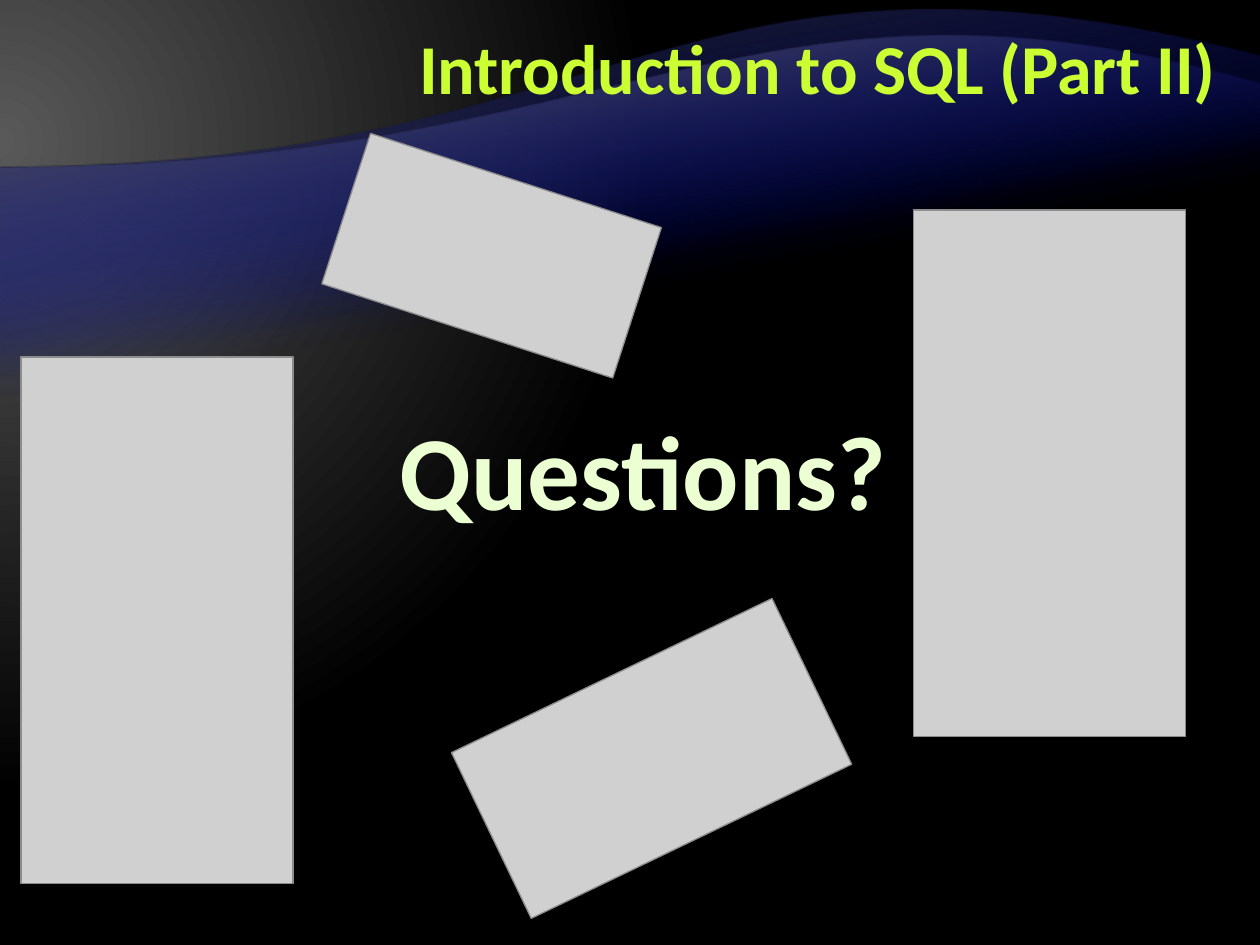
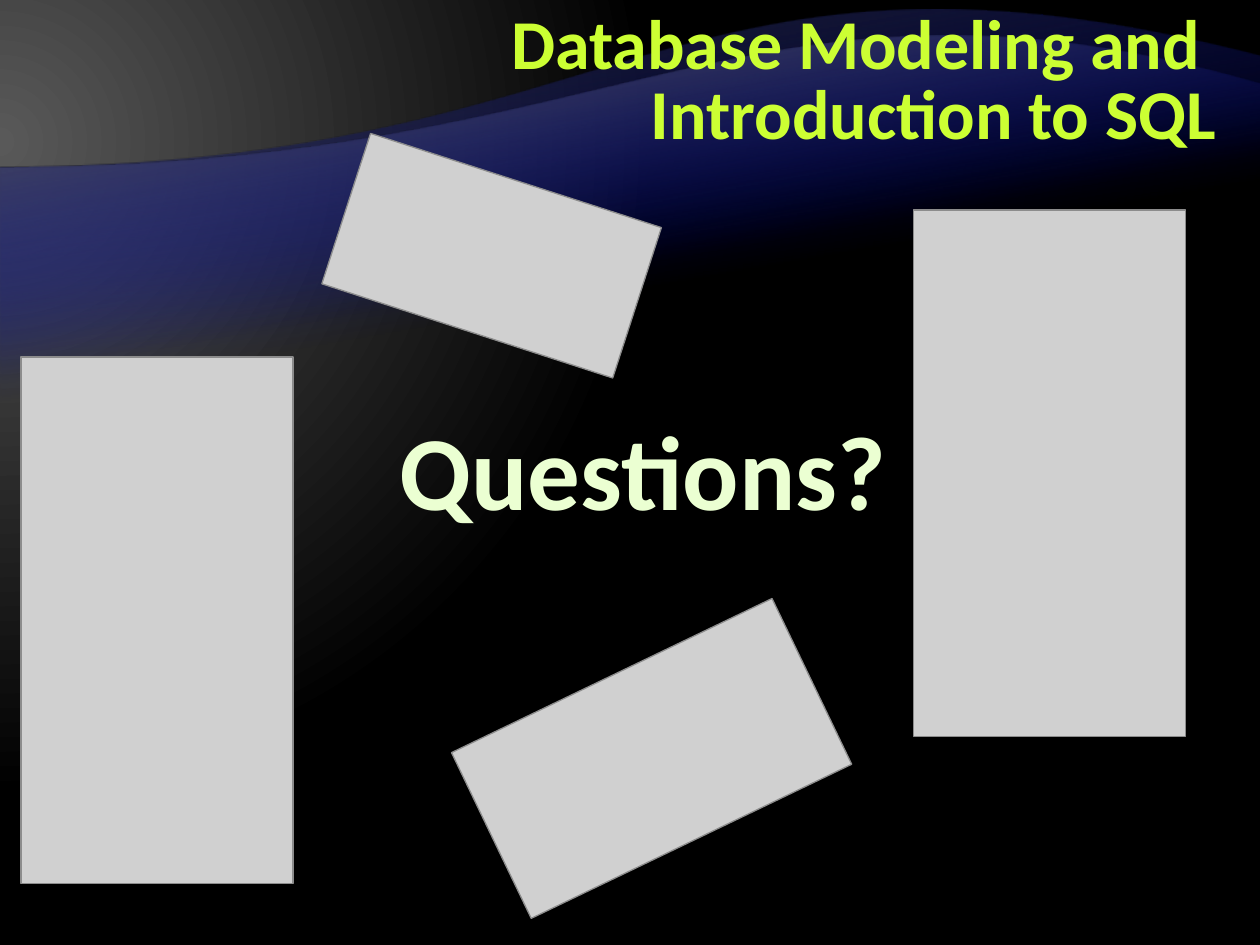
Before and after one commit to Graveheart/aspnetcourse, a slide deck: slide 136 of 2010/lectures/5. Databases, SQL and MS SQL Server.pptx. Drawn at 1260x945 pixels with LibreOffice and Linux fonts; fonts in the diff are those of the drawing; grey boxes stand for pictures; background and template pictures are left out. Boxes give left, top, right and bottom in pixels: in the first picture for what was removed or moved away, otherwise in the second. Text is boxed around its words. In the diff, an @@ line names an element or a change of style, - is before the commit and + after.

Commit message:
Fixed the database lecture - it was complete confusion

```diff
--- a/2010/lectures/5. Databases, SQL and MS SQL Server.pptx
+++ b/2010/lectures/5. Databases, SQL and MS SQL Server.pptx
@@ title at [511, 11, 1216, 148]: text changed @@
-Introduction to SQL (Part II)
+Database Modeling and Introduction to SQL
```
Also in this commit, not shown: 10 other slides changed, 4 other files.
